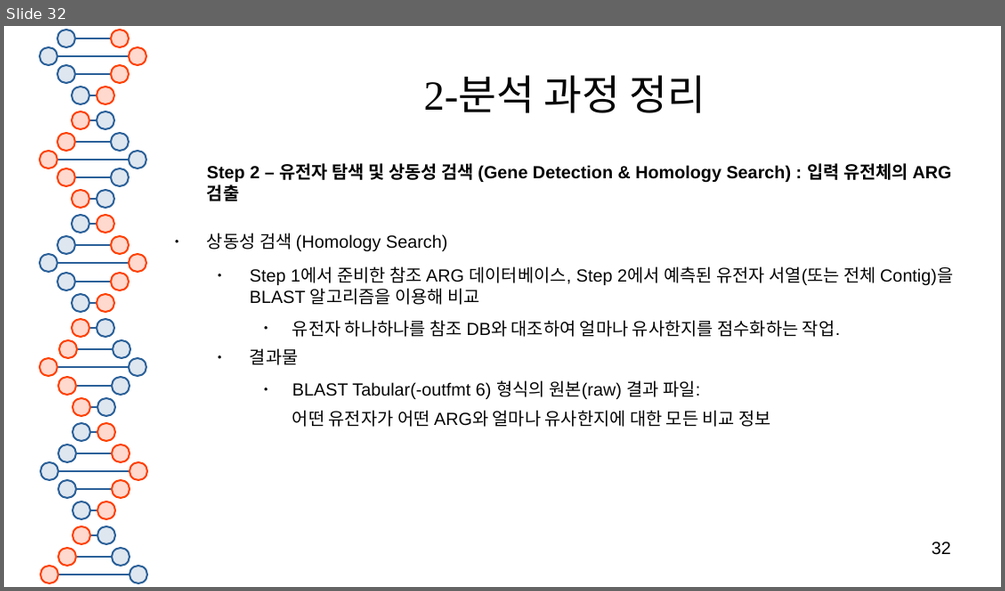
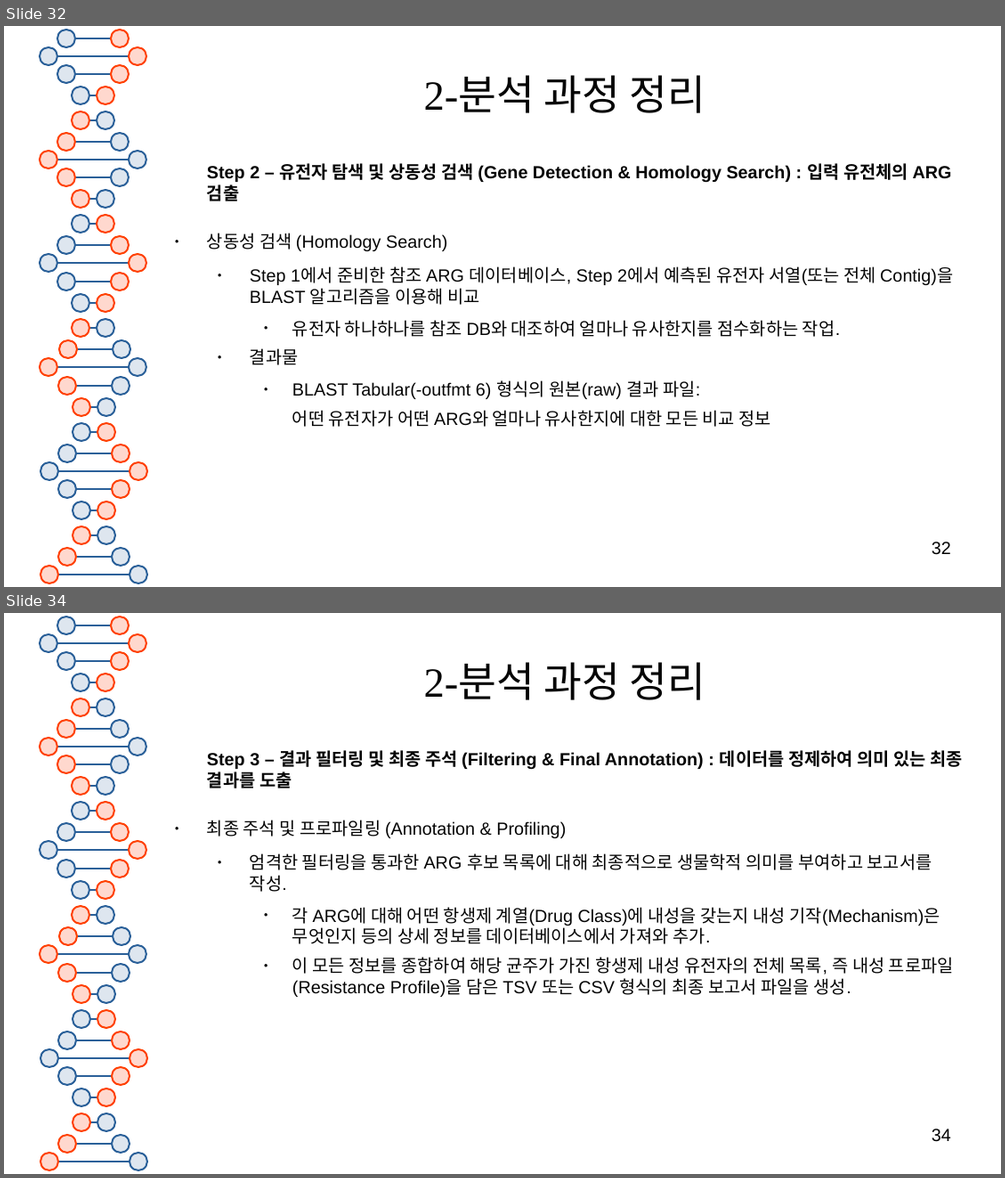
Before and after one commit to SHINKHO/bioinformatics_phase, a slide deck: docs/bioinformatics툴_분석.odp. Shown one above the other, each under a label of ours: slide 32 before the commit, slides 32 and 34 after it; the slides between them are not shown. The pictures are 1005x591 and 1005x1178 pixels, drawn with LibreOffice and Linux fonts; fonts in the diff are those of the drawing. Boxes give left, top, right and bottom in pixels: in the first picture for what was removed or moved away, otherwise in the second. Text is boxed around its words. In the diff, an @@ line names an element or a change of style, - is before the commit and + after.

Commit message:
툴 작성 ppt작성중

```diff
--- a/docs/bioinformatics툴_분석.odp
+++ b/docs/bioinformatics툴_분석.odp
@@ slide 34 added at (4, 613, 1001, 1174), background #FFFFFF; not listed: 81 template elements that a slide beside it also shows @@
@@ title added at (424, 662, 706, 700), 33 pt, text #050505 @@
+2-분석 과정 정리
@@ text added at (207, 750, 962, 997), 14 pt, text #050505 @@
+Step 3 – 결과 필터링 및 최종 주석 (Filtering & Final Annotation) : 데이터를 정제하여 의미 있는 최종 결과를 도출
+● 최종 주석 및 프로파일링 (Annotation & Profiling)
+  ● 엄격한 필터링을 통과한 ARG 후보 목록에 대해 최종적으로 생물학적 의미를 부여하고 보고서를 작성.
+    ● 각 ARG에 대해 어떤 항생제 계열(Drug Class)에 내성을 갖는지 내성 기작(Mechanism)은 무엇인지 등의 상세 정보를 데이터베이스에서 가져와 추가.
+    ● 이 모든 정보를 종합하여 해당 균주가 가진 항생제 내성 유전자의 전체 목록, 즉 내성 프로파일(Resistance Profile)을 담은 TSV 또는 CSV 형식의 최종 보고서 파일을 생성.
@@ page number added at (931, 1128, 951, 1142), 14 pt, text #000000 @@
+34
```
Also in this commit, not shown: 2 slides changed, 25 other slides added, 1 other file.
